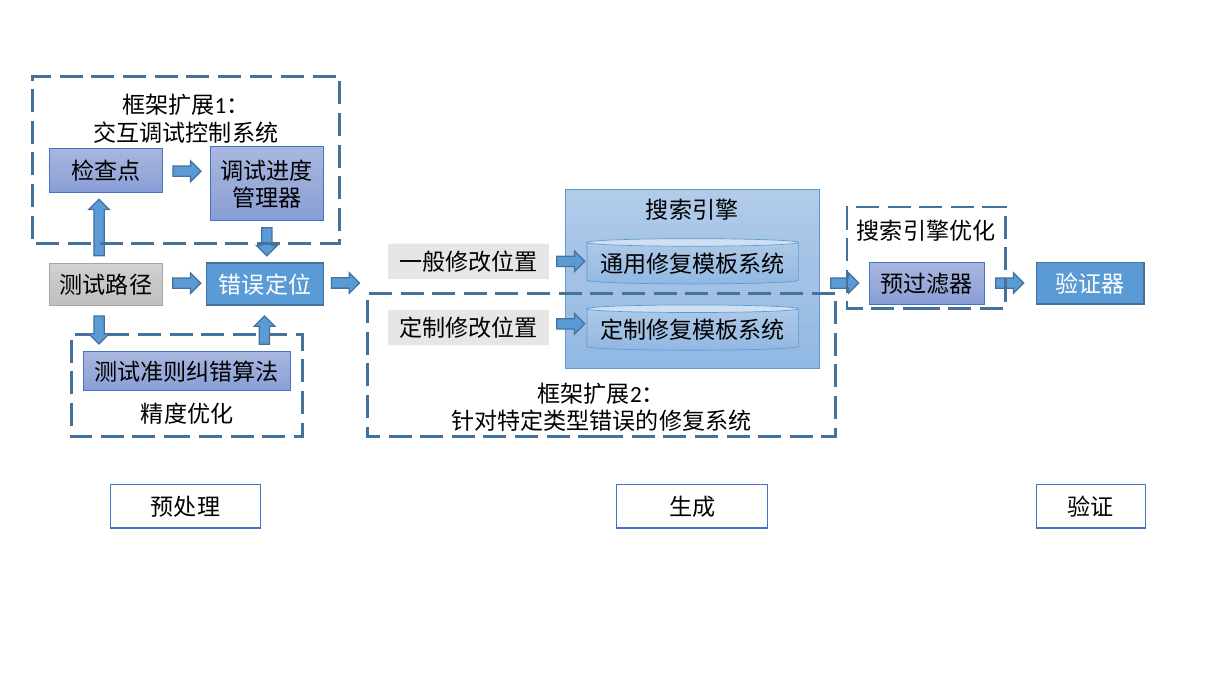
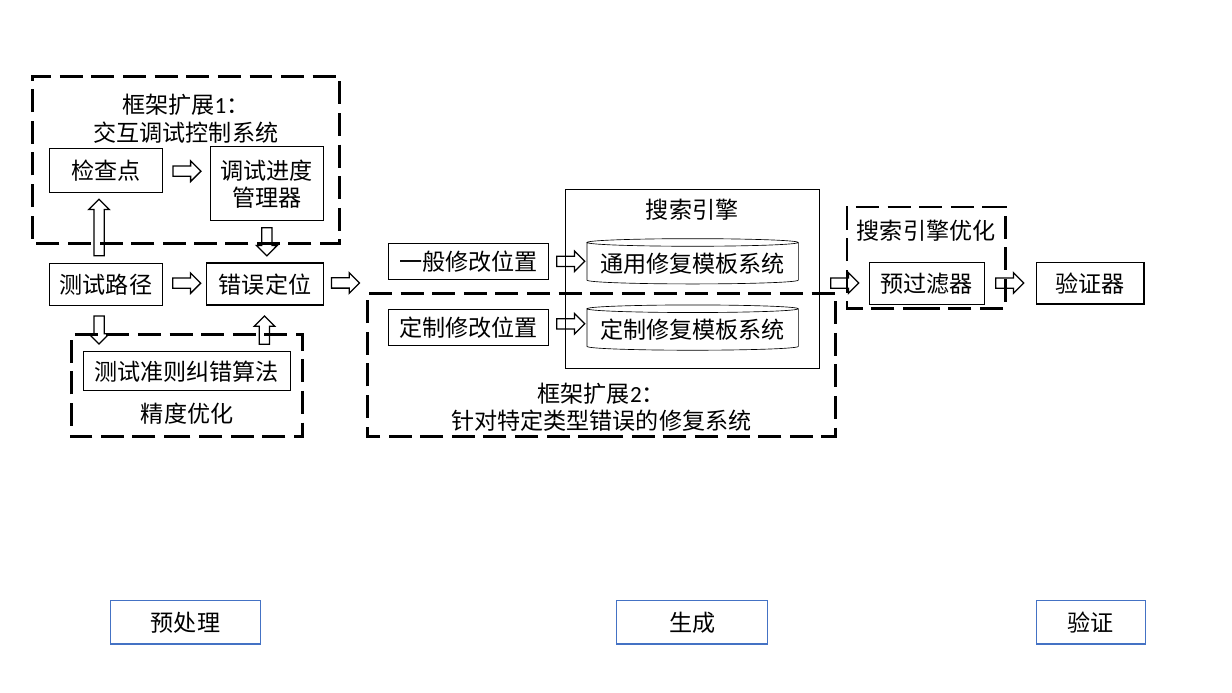
Before and after one commit to flowersbeyond/fanale, a slide deck: slide 1 of figures/研究思路.pptx. Drawn at 1232x693 pixels with LibreOffice and Linux fonts; fonts in the diff are those of the drawing. Boxes give left, top, right and bottom in pixels: in the first picture for what was removed or moved away, otherwise in the second. Text is boxed around its words. In the diff, an @@ line names an element or a change of style, - is before the commit and + after.

```diff
--- a/figures/研究思路.pptx
+++ b/figures/研究思路.pptx
@@ outline #43739E 2.25 pt dashed to #000000 2.25 pt dashed in 4 elements at bbox=[367, 293, 836, 436], bbox=[32, 77, 339, 244], bbox=[71, 335, 303, 437], bbox=[848, 207, 1006, 309] @@
@@ rectangle "测试路径" at bbox=[49, 263, 163, 305]: fill gradient #D2D2D2 to #C8C8C8 to #C0C0C0 to none; outline #A5A5A5 0.5 pt to #000000 0.5 pt @@
@@ rectangle "错误定位" at bbox=[207, 263, 323, 305]: text colour #FFFFFF to #000000; fill #5B9BD5 to none; outline #43739E 1 pt to #000000 1 pt @@
@@ rectangle "一般修改位置" at bbox=[388, 244, 549, 280]: fill #E7E6E6 to none; outline none to #000000 0.5 pt @@
@@ rectangle "验证器" at bbox=[1036, 262, 1144, 304]: text colour #FFFFFF to #000000; fill #5B9BD5 to none; outline #43739E 1 pt to #000000 1 pt @@
@@ rectangle "定制修改位置" at bbox=[388, 310, 549, 346]: fill #E7E6E6 to none; outline none to #000000 0.5 pt @@
@@ fill #5B9BD5 to none; outline #43739E 1 pt to #000000 1 pt in 11 elements at bbox=[831, 273, 859, 293], bbox=[996, 273, 1024, 293], bbox=[173, 273, 201, 293], bbox=[332, 273, 360, 293], bbox=[173, 161, 201, 181], bbox=[257, 228, 277, 256], bbox=[89, 199, 110, 256], bbox=[89, 316, 109, 344], bbox=[255, 316, 275, 344], bbox=[557, 251, 585, 272], bbox=[557, 313, 585, 334] @@
@@ fill gradient #B1CBE9 to #A3C1E5 to #93B9E4 to none; outline #5B9BD5 0.5 pt to #000000 0.5 pt in 3 elements at bbox=[566, 189, 820, 369], bbox=[587, 238, 799, 284], bbox=[587, 305, 799, 350] @@
@@ fill gradient #A8B7DF to #9AABD9 to #889ED7 to none; outline #4472C4 0.5 pt to #000000 0.5 pt in 4 elements at bbox=[870, 262, 984, 304], bbox=[49, 148, 163, 192], bbox=[210, 147, 323, 221], bbox=[83, 352, 291, 391] @@
@@ 3 rectangles: place and size @@
-3 rectangles at bbox=[110, 484, 1145, 528]
+3 rectangles at bbox=[110, 601, 1145, 644]
```
Also in this commit, not shown: 1 other slide changed, 4 slides added, 30 other files.
